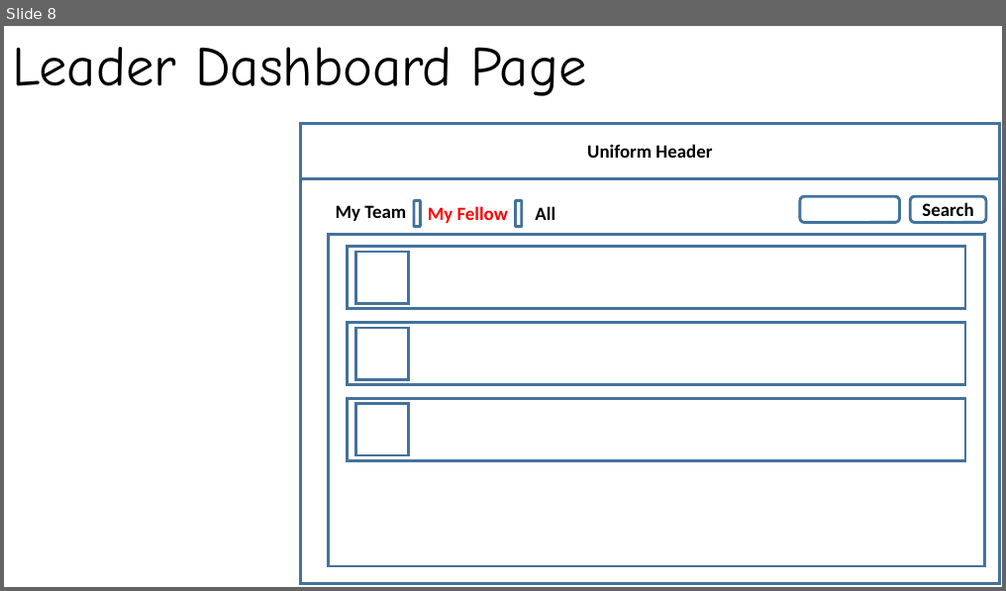
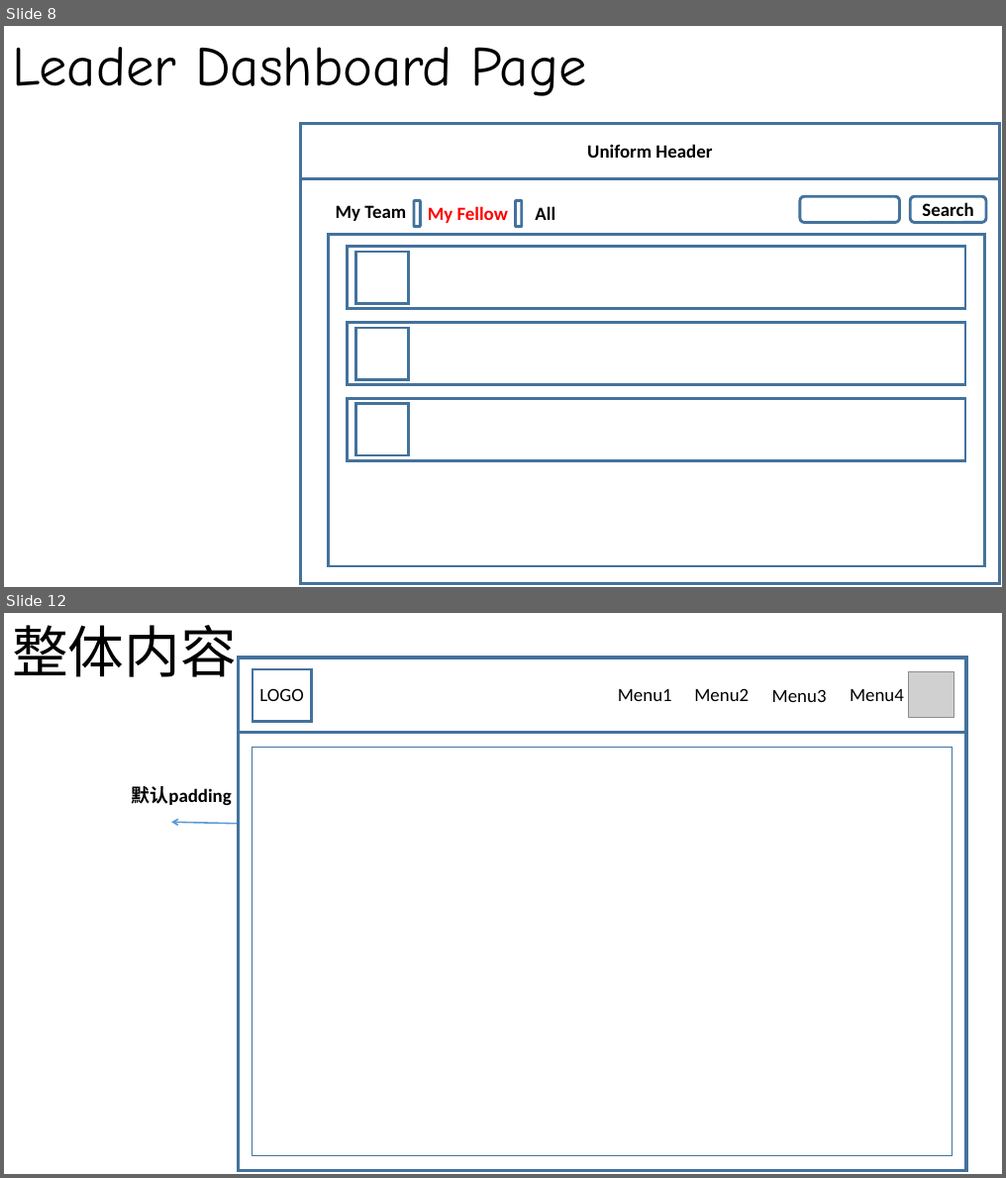
Before and after one commit to Aiyoumi-FE/ONE-TEAM, a slide deck: pageDesign.pptx. Shown one above the other, each under a label of ours: slide 8 before the commit, slides 8 and 12 after it; the slides between them are not shown. The pictures are 1006x591 and 1006x1178 pixels, drawn with LibreOffice and Linux fonts; fonts in the diff are those of the drawing; grey boxes stand for pictures. Boxes give left, top, right and bottom in pixels: in the first picture for what was removed or moved away, otherwise in the second. Text is boxed around its words. In the diff, an @@ line names an element or a change of style, - is before the commit and + after.

```diff
--- a/pageDesign.pptx
+++ b/pageDesign.pptx
@@ slide 12 added at (4, 613, 1002, 1174), background #FFFFFF @@
@@ text added at (12, 625, 237, 677), 54 pt, text #000000 @@
+整体内容
@@ group added at (238, 658, 966, 1171): 6 rectangles, 5 texts, 1 picture @@
+LOGO
+Menu1
+Menu2
+Menu3
+Menu4
@@ text added at (132, 786, 232, 806), 18 pt, text #000000, bold @@
+默认padding
@@ arrow added from (244, 824) to (171, 822), #5B9BD5 1.5 pt @@
```
Also in this commit, not shown: 1 slide changed, 12 other slides added, 1 slide removed.
